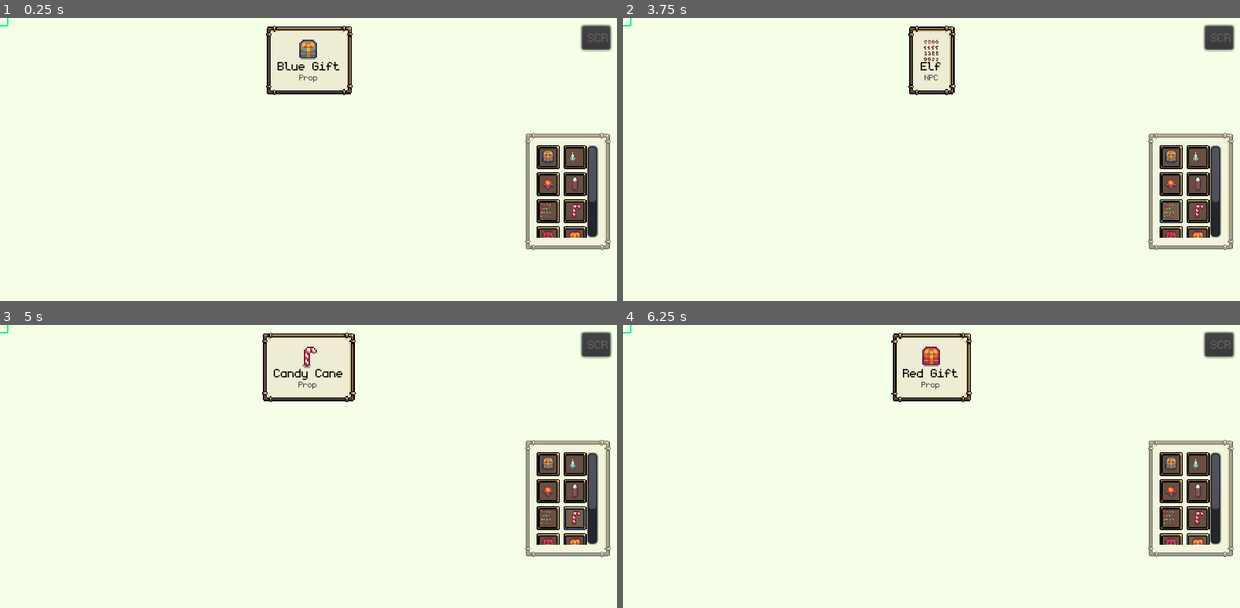
Above: before the commit, frames 1-4 (two rows, left to right).
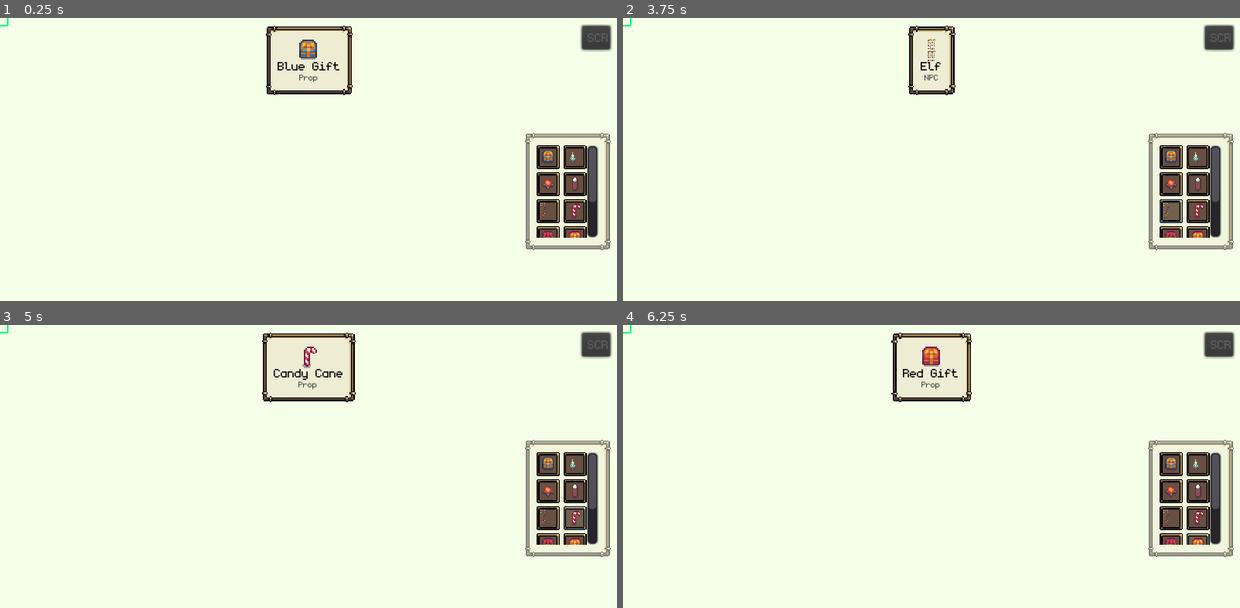
Above: after the commit, the same moments.

Repository: IvessJohn/godot-SantasPresentFactory
Game: Godot game, scene res://source/level/TestLevel.tscn
Same seed, same stepped clock (60 frames per second), same inputs: the game is played once before the commit and once after it.
Inputs (mouse positions are in pixels of both pictures, inside the frame that each line leads up to):
- Up to frame 1 (0.25 s): no input
- Up to frame 2 (3.75 s): click (1172, 156) at 0.5 s; click (1196, 156) at 1.25 s; click (1172, 184) at 2 s; click (1196, 184) at 2.75 s; click (1172, 210) at 3.5 s
- Up to frame 3 (5 s): click (573, 517) at 4.25 s
- Up to frame 4 (6.25 s): click (1172, 545) at 5 s; click (1196, 545) at 5.75 s

The runs differ from the first frame. In frame 1, less than 0.1% of the frame differs, in the area x 87-90%, y 65-71%; in frame 2, 0.1%, in the area x 48-90%, y 7-71%; in frame 3, less than 0.1%; in frame 4, less than 0.1%.

Commit message:
Fixed AnimationTree issue
1. Turned out I simply referenced the needed AnimationTree states by wrong names, e.g. "Idle" and "Move" instead of the proper "idle" and "move" (because I named them with lower case in the first place)
2. Decided to use a single sprite asset .png containing all the actor animations instead of individual images for each animation

Diff:
--- a/source/actors/ActorBase.tscn
+++ b/source/actors/ActorBase.tscn
@@ -88,6 +88,7 @@
 states/move/node = SubResource( 12 )
 states/move/position = Vector2( 542, 95 )
 transitions = [ "idle", "move", SubResource( 13 ), "move", "idle", SubResource( 14 ) ]
+start_node = "idle"
 graph_offset = Vector2( -159, -18 )
 
 [sub_resource type="AnimationNodeStateMachinePlayback" id=15]
--- a/source/actors/ElfNPC.tscn
+++ b/source/actors/ElfNPC.tscn
@@ -1,17 +1,11 @@
-[gd_scene load_steps=5 format=2]
+[gd_scene load_steps=3 format=2]
 
 [ext_resource path="res://source/actors/WanderingNPC.tscn" type="PackedScene" id=1]
-[ext_resource path="res://assets/art/Fantasy RPG snow pack/Characters/100%/Elf_01_idle (16x24).png" type="Texture" id=2]
-[ext_resource path="res://assets/art/Fantasy RPG snow pack/Characters/100%/Elf_01_walk (16x24).png" type="Texture" id=3]
 
 [sub_resource type="AnimationNodeStateMachinePlayback" id=1]
 
 [node name="ElfNPC" instance=ExtResource( 1 )]
 position = Vector2( 153, 66 )
-TEXTURES = {
-"idle": ExtResource( 2 ),
-"move": ExtResource( 3 )
-}
 
 [node name="AnimationTree" parent="." index="3"]
 parameters/playback = SubResource( 1 )
--- a/source/actors/WanderingNPC.gd
+++ b/source/actors/WanderingNPC.gd
@@ -1,11 +1,6 @@
 extends Actor
 class_name WanderingNPC
 
-
-export(Dictionary) var TEXTURES := {
-	"idle": null,
-	"move": null,
-}
 
 # Min and max duration of staying idle
 export(Dictionary) var idle_time = {"min": 2.0, "max": 10.0}
--- a/source/actors/WanderingNPC.tscn
+++ b/source/actors/WanderingNPC.tscn
@@ -1,7 +1,7 @@
 [gd_scene load_steps=15 format=2]
 
 [ext_resource path="res://source/actors/ActorBase.tscn" type="PackedScene" id=1]
-[ext_resource path="res://assets/art/Fantasy RPG snow pack/Characters/100%/Elf_01_idle (16x24).png" type="Texture" id=2]
+[ext_resource path="res://assets/art/Fantasy RPG snow pack/Characters/100%/Elf_01(16x24).png" type="Texture" id=2]
 [ext_resource path="res://source/actors/WanderingNPC.gd" type="Script" id=3]
 [ext_resource path="res://source/actors/WanderingNPCStateMachine.gd" type="Script" id=4]
 
@@ -102,7 +102,7 @@
 "times": PoolRealArray( 0, 0.1, 0.2, 0.3 ),
 "transitions": PoolRealArray( 1, 1, 1, 1 ),
 "update": 1,
-"values": [ 0, 1, 2, 3 ]
+"values": [ 16, 17, 18, 19 ]
 }
 
 [sub_resource type="Animation" id=7]
@@ -119,7 +119,7 @@
 "times": PoolRealArray( 0, 0.1, 0.2, 0.3 ),
 "transitions": PoolRealArray( 1, 1, 1, 1 ),
 "update": 1,
-"values": [ 4, 5, 6, 7 ]
+"values": [ 20, 21, 22, 23 ]
 }
 
 [sub_resource type="Animation" id=8]
@@ -136,7 +136,7 @@
 "times": PoolRealArray( 0, 0.1, 0.2, 0.3 ),
 "transitions": PoolRealArray( 1, 1, 1, 1 ),
 "update": 1,
-"values": [ 8, 9, 10, 11 ]
+"values": [ 24, 25, 26, 27 ]
 }
 
 [sub_resource type="Animation" id=9]
@@ -153,22 +153,22 @@
 "times": PoolRealArray( 0, 0.1, 0.2, 0.3 ),
 "transitions": PoolRealArray( 1, 1, 1, 1 ),
 "update": 1,
-"values": [ 12, 13, 14, 15 ]
+"values": [ 28, 29, 30, 31 ]
 }
 
 [sub_resource type="AnimationNodeStateMachinePlayback" id=1]
 
 [node name="WanderingNPC" instance=ExtResource( 1 )]
+position = Vector2( 165, 75 )
 script = ExtResource( 3 )
 SPEED = 20
 
 [node name="Sprite" parent="." index="0"]
 texture = ExtResource( 2 )
 hframes = 4
-vframes = 4
+vframes = 8
 
 [node name="AnimationPlayer" parent="." index="2"]
-autoplay = "idle_down"
 anims/RESET = SubResource( 10 )
 anims/idle_down = SubResource( 2 )
 anims/idle_left = SubResource( 3 )
@@ -181,6 +181,7 @@
 
 [node name="AnimationTree" parent="." index="3"]
 parameters/playback = SubResource( 1 )
+parameters/move/blend_position = Vector2( -0.0639676, 0.625862 )
 
 [node name="WanderingNPCStateMachine" type="Node" parent="." index="4"]
 script = ExtResource( 4 )
--- a/source/actors/WanderingNPCStateMachine.gd
+++ b/source/actors/WanderingNPCStateMachine.gd
@@ -12,8 +12,8 @@
 			parent.velocity = Vector2.ZERO
 		states.move:
 			parent.velocity = parent.SPEED * parent.wander_direction
-			parent.animTree.set("parameters/Idle/blend_position", parent.wander_direction)
-			parent.animTree.set("parameters/Move/blend_position", parent.wander_direction)
+			parent.animTree.set("parameters/idle/blend_position", parent.wander_direction)
+			parent.animTree.set("parameters/move/blend_position", parent.wander_direction)
 
 	parent._move()
 
@@ -33,14 +33,10 @@
 	match new_state:
 		states.idle:
 			parent.idleTimer.start(parent.get_idleTimer_new_duration())
-			parent.animState.travel("Idle")
-			if parent.TEXTURES["idle"] != null:
-				parent.sprite.texture = parent.TEXTURES["idle"]
+			parent.animState.travel("idle")
 		states.move:
 			parent.wanderTimer.start(parent.get_wanderTimer_new_duration())
-			parent.animState.travel("Move")
-			if parent.TEXTURES["move"] != null:
-				parent.sprite.texture = parent.TEXTURES["move"]
+			parent.animState.travel("move")
 
 			var deg = rand_range(0, 360)
 			parent.wanderRayCast.rotation_degrees = deg
--- a/source/resources/PlaceableObjects/Actors/Elf.tres
+++ b/source/resources/PlaceableObjects/Actors/Elf.tres
@@ -2,7 +2,7 @@
 
 [ext_resource path="res://source/resources/PlaceableObjects/PlaceableObjectResource.gd" type="Script" id=1]
 [ext_resource path="res://source/actors/WanderingNPC.tscn" type="PackedScene" id=2]
-[ext_resource path="res://assets/art/Fantasy RPG snow pack/Characters/100%/Elf_01_idle (16x24).png" type="Texture" id=3]
+[ext_resource path="res://assets/art/Fantasy RPG snow pack/Characters/100%/Elf_01(16x24).png" type="Texture" id=3]
 
 [resource]
 script = ExtResource( 1 )
Binary file added: assets/art/Fantasy RPG snow pack/Characters/100%/Elf_01(16x24).png
Not shown, changed: assets/art/Fantasy RPG snow pack/Characters/100%/Elf_01(16x24).png.import
Binary file removed: assets/art/Fantasy RPG snow pack/Characters/100%/Elf_01_idle (16x24).png
Binary file removed: assets/art/Fantasy RPG snow pack/Characters/100%/Elf_01_walk (16x24).png
Not shown, removed: assets/art/Fantasy RPG snow pack/Characters/100%/Elf_01_walk (16x24).png.import
Not shown, added: source/SFX/impact.wav.import
Not shown, added: source/SFX/replace.wav.import
